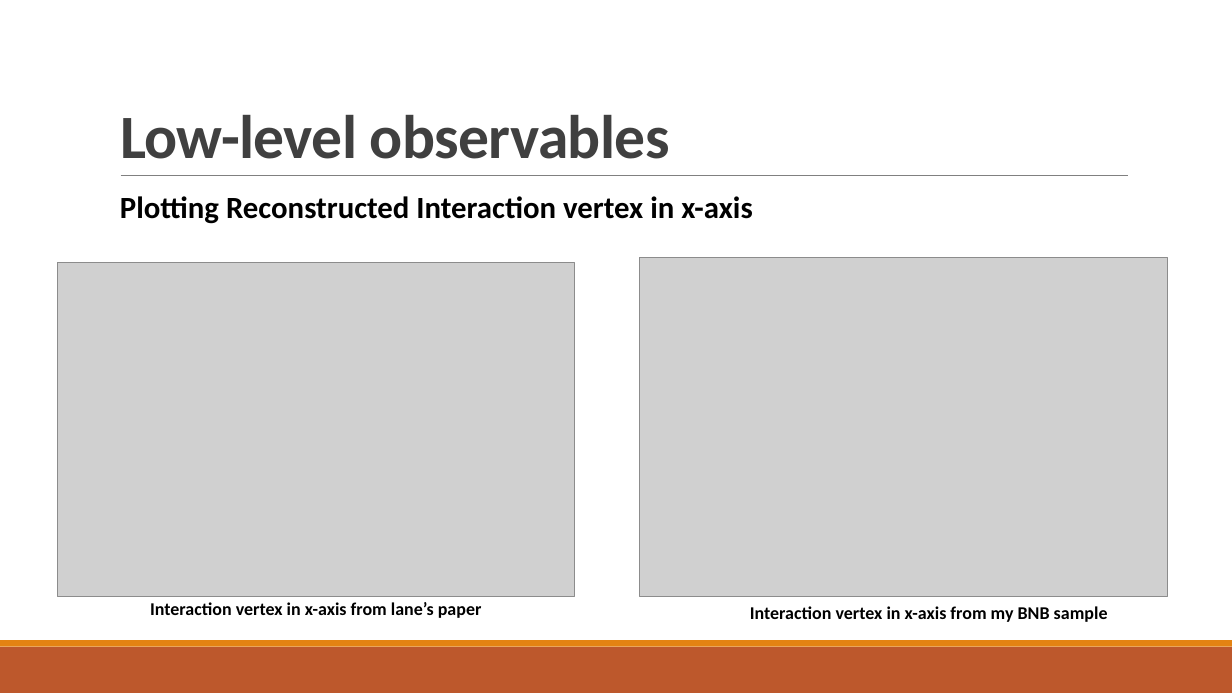
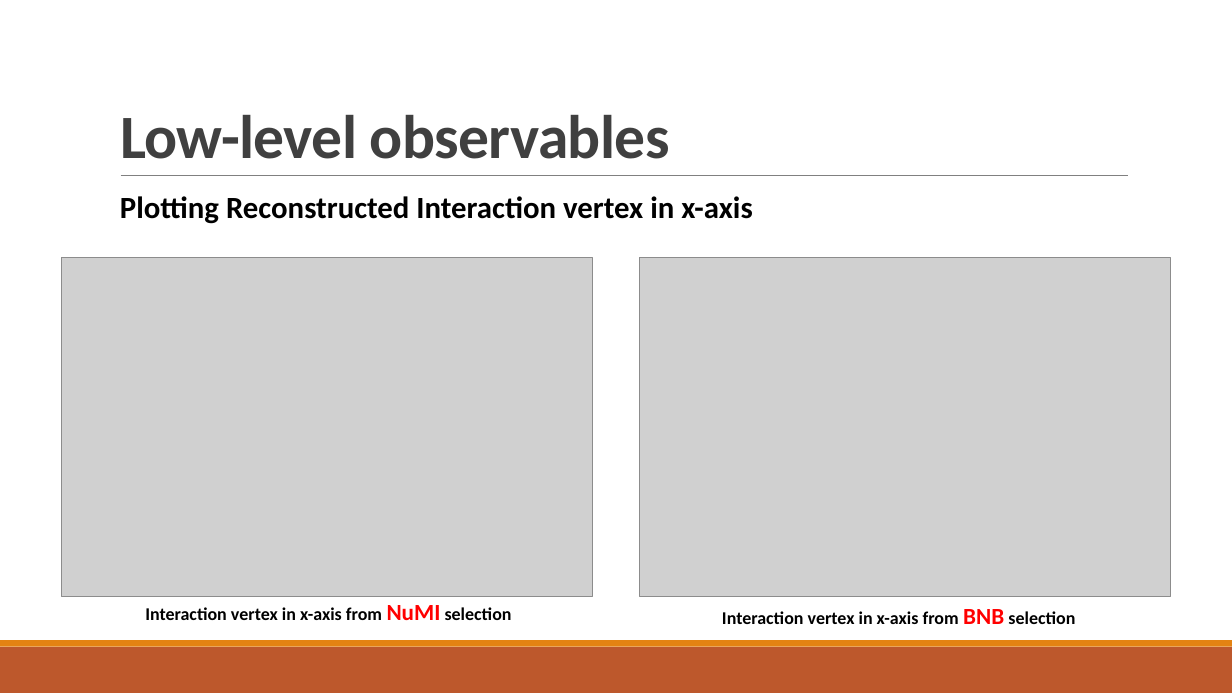
Before and after one commit to jordongalaxy-max/FYP_PYTHON_REAL, a slide deck: slide 15 of Update_Slides/FYP_Weekly_Update_Slides_12March.pptx. Drawn at 1232x693 pixels with LibreOffice and Linux fonts; fonts in the diff are those of the drawing; grey boxes stand for pictures. Boxes give left, top, right and bottom in pixels: in the first picture for what was removed or moved away, otherwise in the second. Text is boxed around its words. In the diff, an @@ line names an element or a change of style, - is before the commit and + after.

```diff
--- a/Update_Slides/FYP_Weekly_Update_Slides_12March.pptx
+++ b/Update_Slides/FYP_Weekly_Update_Slides_12March.pptx
@@ picture: place and size @@
-picture at box(57, 262, 574, 597)
+picture at box(62, 258, 592, 597)
@@ text at box(145, 605, 512, 620): text changed @@
-Interaction vertex in x-axis from lane’s paper
+Interaction vertex in x-axis from NuMI selection
@@ text at box(722, 609, 1075, 624): text changed @@
-Interaction vertex in x-axis from my BNB sample
+Interaction vertex in x-axis from BNB selection
```
Also in this commit, not shown: 24 other slides changed, 9 other files.
